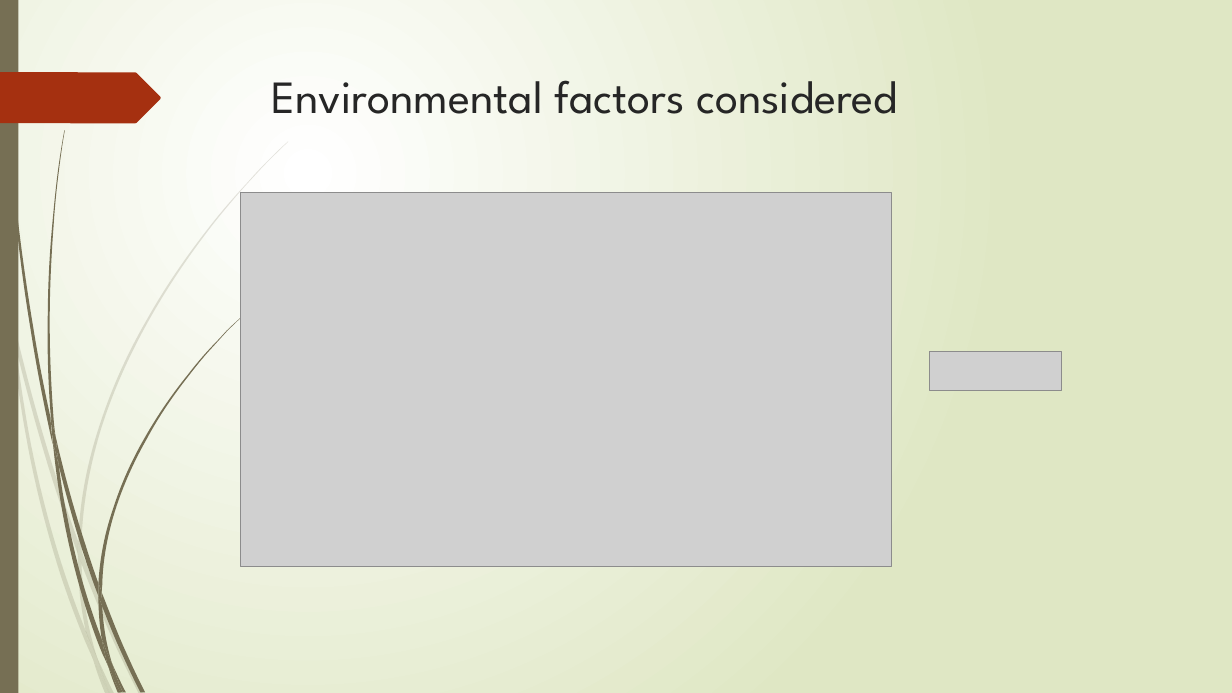
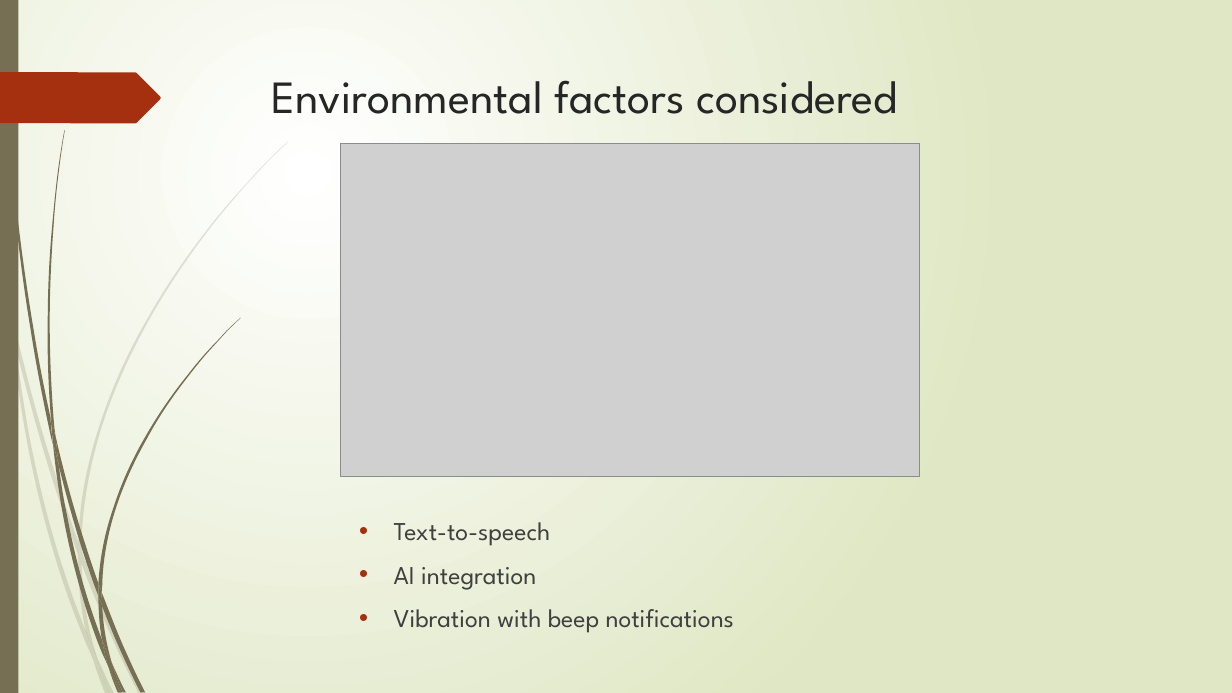
Before and after one commit to bournemouth17/team-5, a slide deck: slide 5 of RNLI.pptx (slide 6 before the commit). Drawn at 1232x693 pixels with LibreOffice and Linux fonts; fonts in the diff are those of the drawing; grey boxes stand for pictures. Boxes give left, top, right and bottom in pixels: in the first picture for what was removed or moved away, otherwise in the second. Text is boxed around its words. In the diff, an @@ line names an element or a change of style, - is before the commit and + after.

```diff
--- a/RNLI.pptx
+++ b/RNLI.pptx
@@ picture: place and size @@
-picture at [241, 192, 892, 567]
+picture at [340, 143, 920, 477]
@@ picture removed at [930, 351, 1062, 390] @@
@@ text added at [394, 522, 734, 633], 20 pt, text #404040 @@
+• Text-to-speech
+• AI integration
+• Vibration with beep notifications
```
Also in this commit, not shown: 3 other slides changed.
